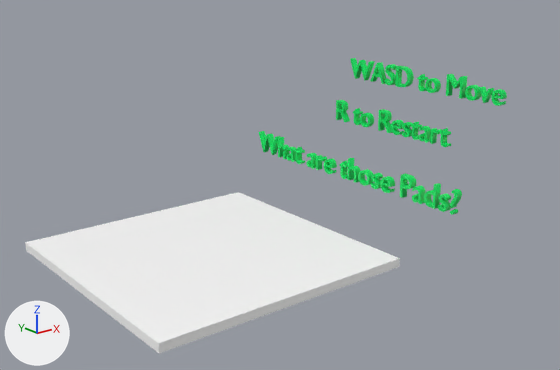
A saved change to the Blender file src/objects/level0.blend.
Before and after are seen from a 50 mm camera at (-44.1, -68.0, 32.8) aimed at (9.0, -1.7, 6.3). Lighting does not change. The marker at lower left points along +X, +Y and +Z.

In view in the first picture: 'Cube', 'Text.001_X', 'Text.002_X', 'Text_X'.
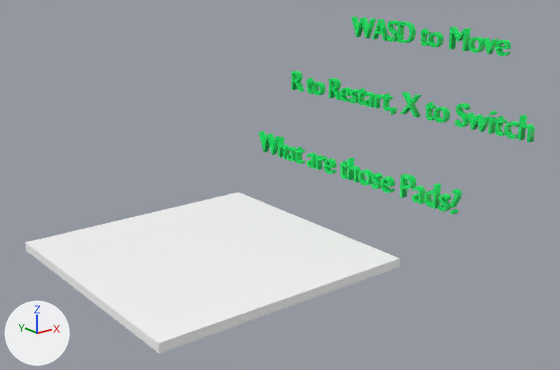
Commit message: added level

Where the change shows, as pixel boxes (x1, y1, x2, y2) in the pictures (560 x 370 px):
'Text.002_X', text changed, moved
    before: (336, 100, 451, 147)
    after: (291, 71, 535, 143)
'Text_X', moved
    before: (350, 58, 507, 106)
    after: (351, 16, 511, 56)

What changed in the scene script:
```text
Change txt_text_002:
    txt_text_002.body: 'R to Restart' -> 'R to Restart, X to Switch'
Change ob_text_002_x:
    ob_text_002_x.location: (28.77, 0.0, 0.0) -> (28.77, 9.79, 2.83)
Change ob_text_x:
    ob_text_x.location: (34.1, 0.0, 0.0) -> (34.1, 0.0, 5.89)
```
